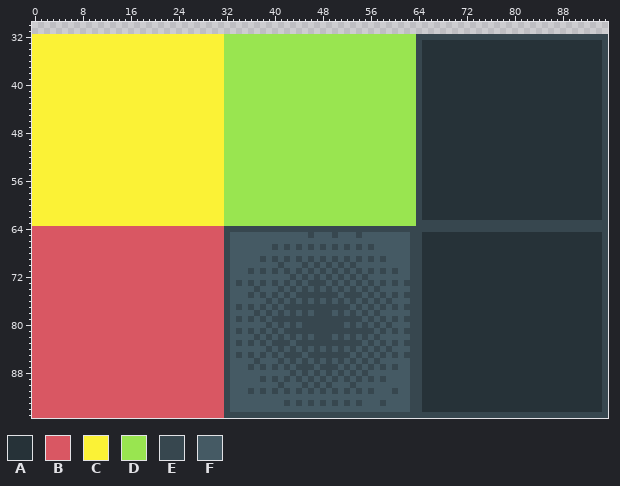
A pixel-art file gets an edit: Assets/AnimationImporter-master/tiles/tile_grill.ase. That is the earlier state.
96x96 pixels, 1 frame. Shown: x 0..95, y 30..95.
Palette (. is transparent): A #263238  B #d95763  C #fbf236  D #99e550  E #37474f  F #455a64
New version:
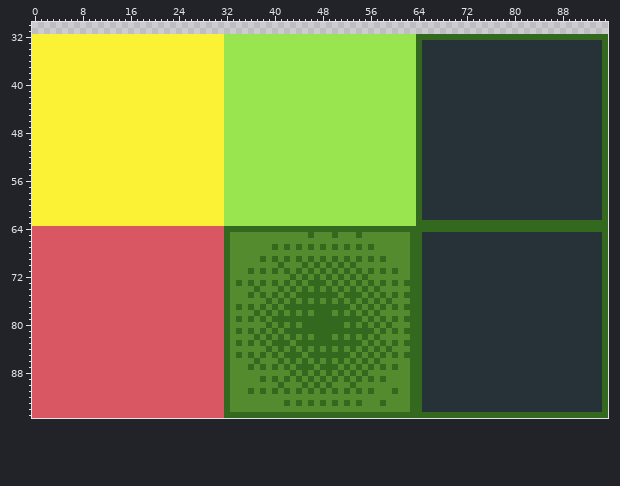
Edits made:
colour E: #37474f -> #33691e
colour F: #455a64 -> #558b2f
